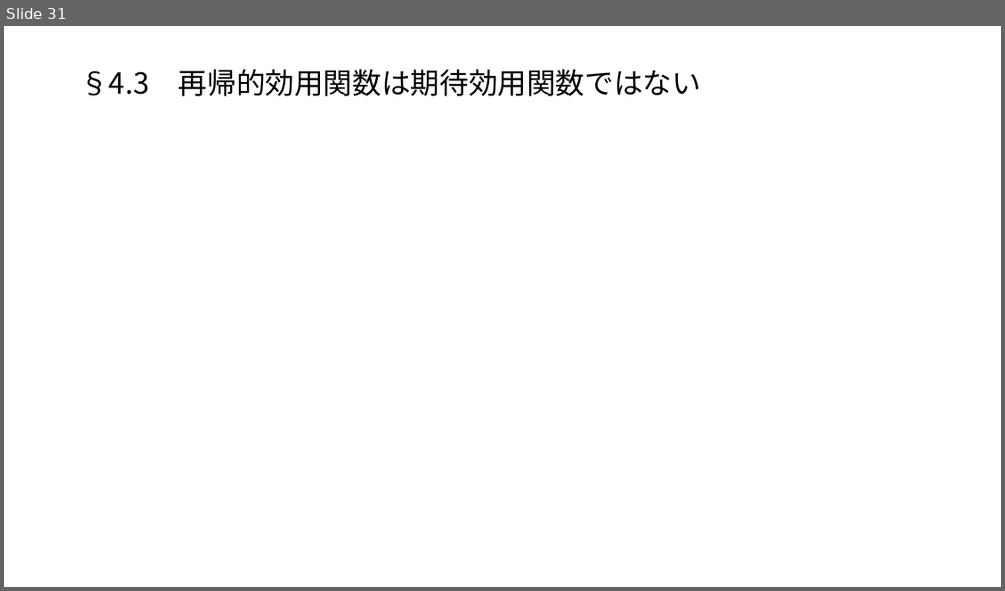
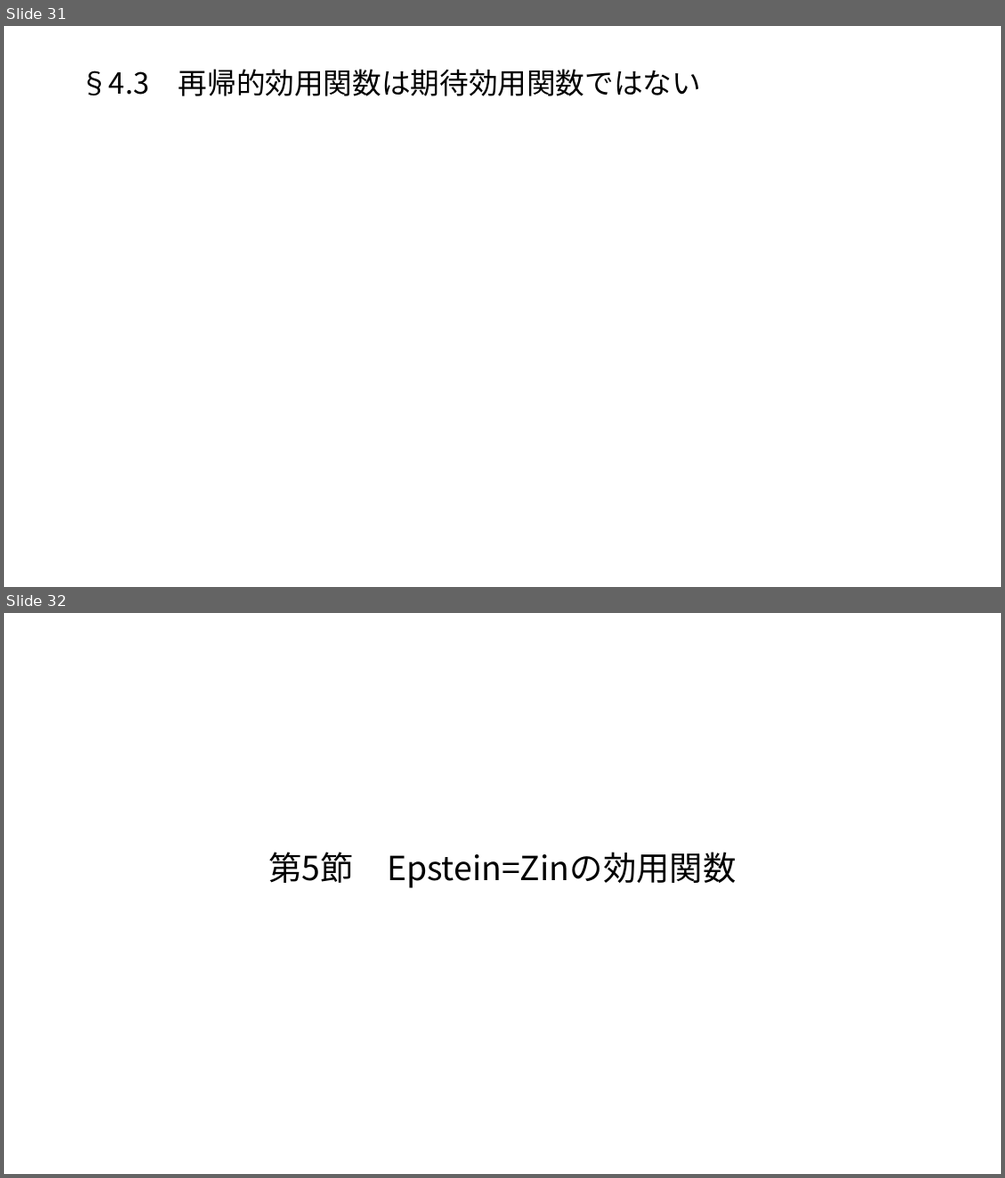
Before and after one commit to macha1811/Long-term-Investment-Theory-and-Practice, a slide deck: 第2章.pptx. Shown one above the other, each under a label of ours: slide 31 before the commit, slides 31 and 32 after it. The pictures are 1005x591 and 1005x1178 pixels, drawn with LibreOffice and Linux fonts; fonts in the diff are those of the drawing; grey boxes stand for pictures. Boxes give left, top, right and bottom in pixels: in the first picture for what was removed or moved away, otherwise in the second. Text is boxed around its words. In the diff, an @@ line names an element or a change of style, - is before the commit and + after.

```diff
--- a/第2章.pptx
+++ b/第2章.pptx
@@ slide 32 added at bbox=[4, 613, 1001, 1174], background #FFFFFF @@
@@ title added at bbox=[268, 852, 736, 888], 32 pt, text #000000 @@
+第5節 Epstein=Zinの効用関数
```
Also in this commit, not shown: 1 slide changed, 13 other slides added.
